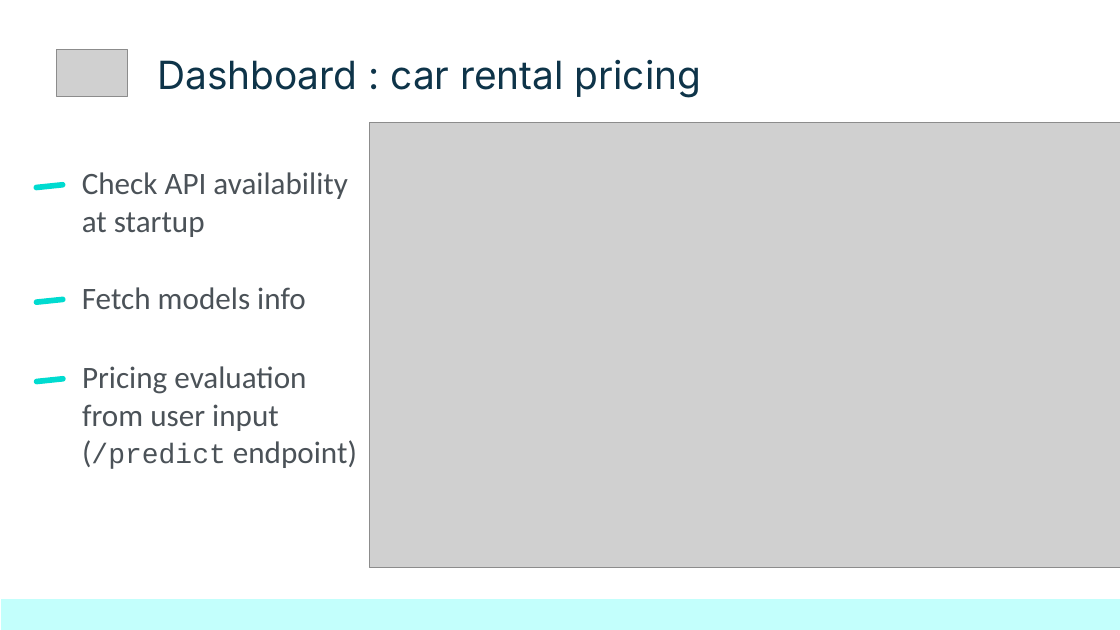
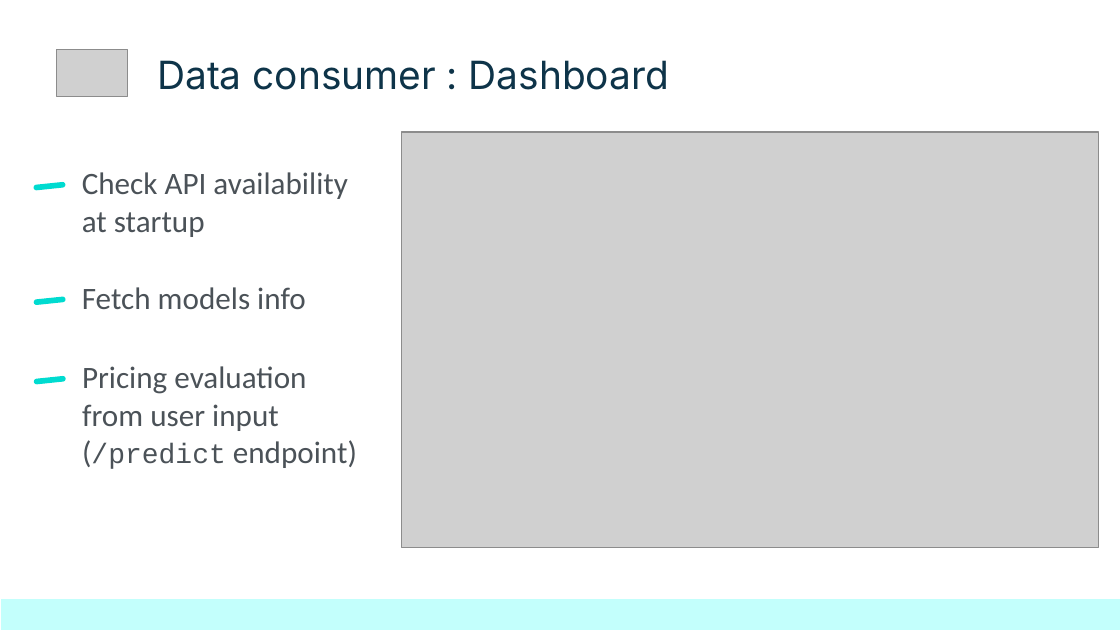
Before and after one commit to netesf13d/jedha-projects, a slide deck: slide 7 of 2-03-Automatic_Fraud_Detection/presentation/Presentation - 2-03 - Automatic Fraud Detection.odp (slide 5 before the commit). Drawn at 1120x630 pixels with LibreOffice and Linux fonts; fonts in the diff are those of the drawing; grey boxes stand for pictures. Boxes give left, top, right and bottom in pixels: in the first picture for what was removed or moved away, otherwise in the second. Text is boxed around its words. In the diff, an @@ line names an element or a change of style, - is before the commit and + after.

Commit message:
work on presentation

```diff
--- a/2-03-Automatic_Fraud_Detection/presentation/Presentation - 2-03 - Automatic Fraud Detection.odp
+++ b/2-03-Automatic_Fraud_Detection/presentation/Presentation - 2-03 - Automatic Fraud Detection.odp
@@ title at [157, 60, 669, 90]: text changed @@
-Dashboard : car rental pricing
+Data consumer : Dashboard
@@ picture: place and size @@
-picture at [370, 123, 1120, 568]
+picture at [401, 132, 1099, 548]
```
Also in this commit, not shown: 4 slides added, 4 slides removed, 12 other files.
